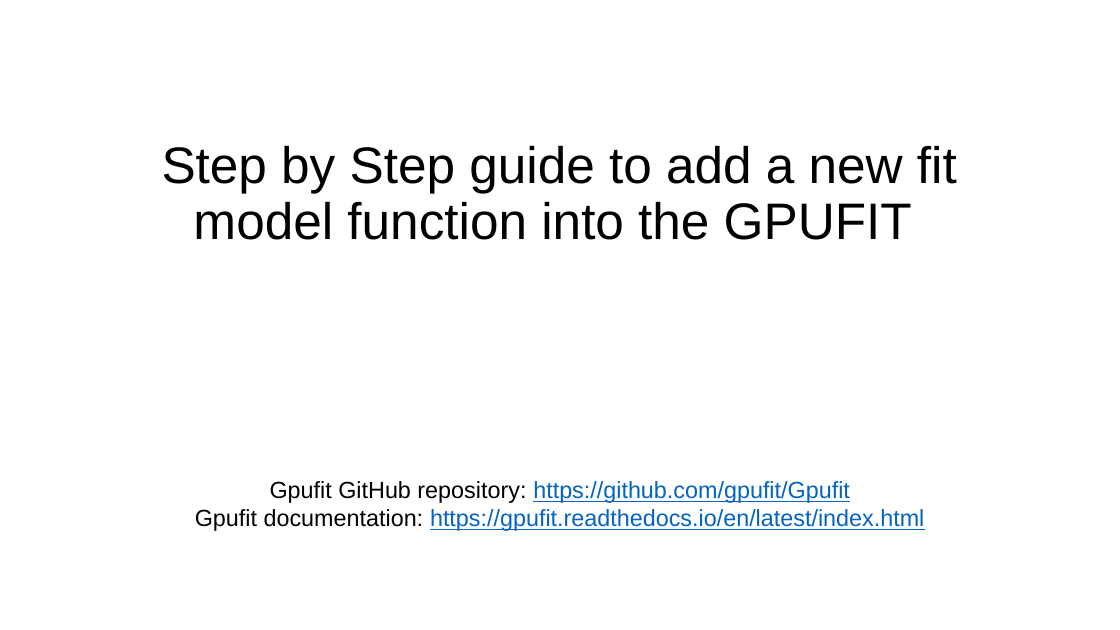
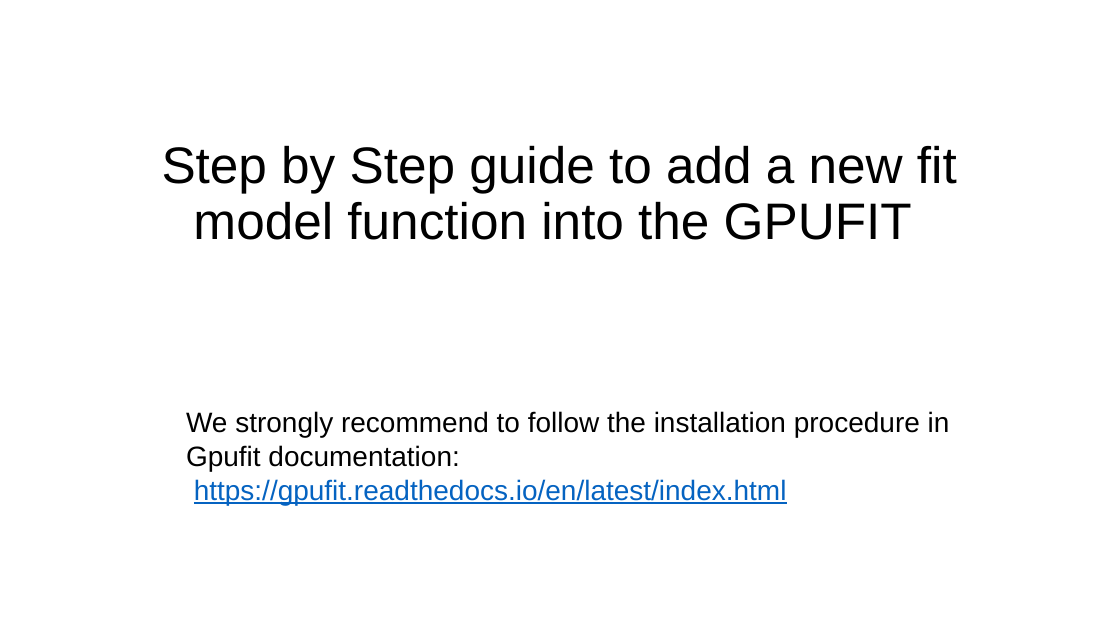
Before and after one commit to ComputationalOpticsGroup/COG-dynamic-OCT-contrast-generation-library, a slide deck: slide 1 of Manual/GPUFit_AddModelFunction.pptx. Drawn at 1120x630 pixels with LibreOffice and Linux fonts; fonts in the diff are those of the drawing. Boxes give left, top, right and bottom in pixels: in the first picture for what was removed or moved away, otherwise in the second. Text is boxed around its words. In the diff, an @@ line names an element or a change of style, - is before the commit and + after.

```diff
--- a/Manual/GPUFit_AddModelFunction.pptx
+++ b/Manual/GPUFit_AddModelFunction.pptx
@@ text at box(186, 411, 950, 505): text changed; size 20 to 24 pt; text colour #0563C1 to #000000 @@
-Gpufit GitHub repository: https://github.com/gpufit/Gpufit
-Gpufit documentation: https://gpufit.readthedocs.io/en/latest/index.html
+We strongly recommend to follow the installation procedure in
+Gpufit documentation:
+https://gpufit.readthedocs.io/en/latest/index.html
```
Also in this commit, not shown: 3 other slides changed, 1 slide removed, 4 other files.
